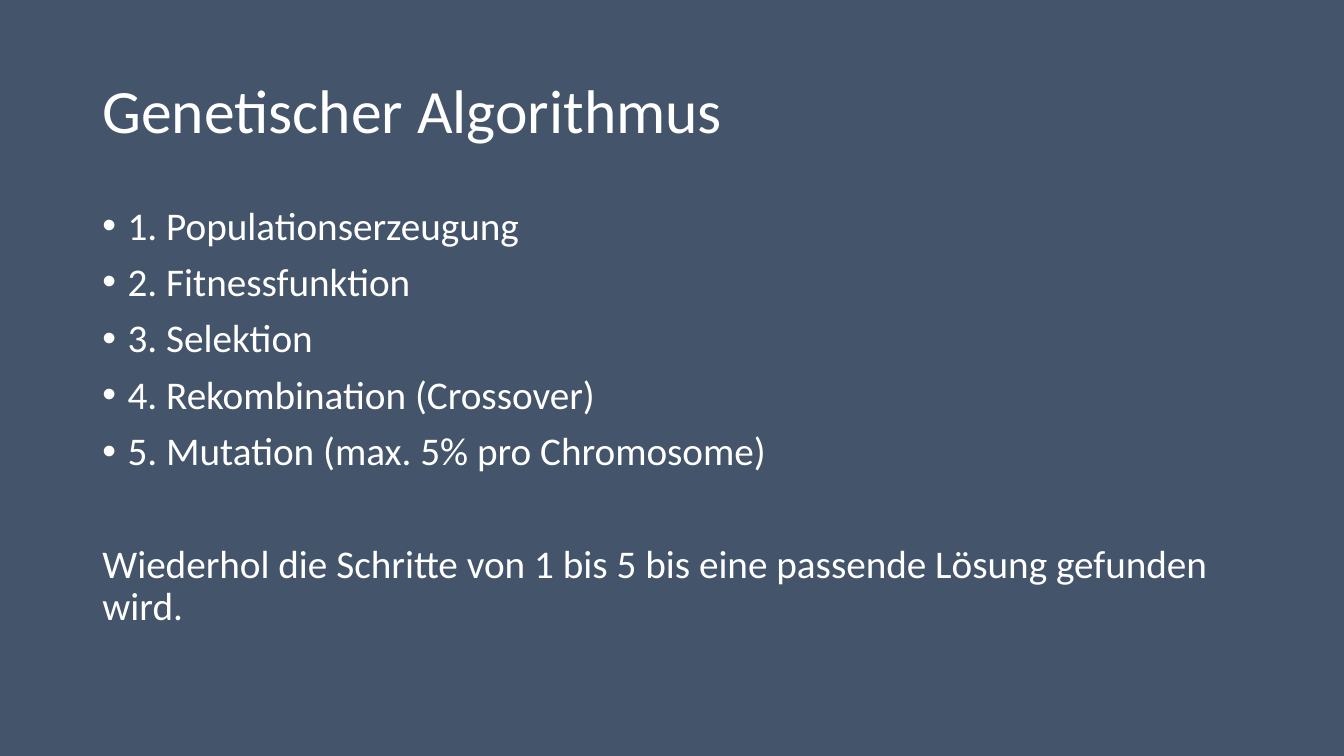
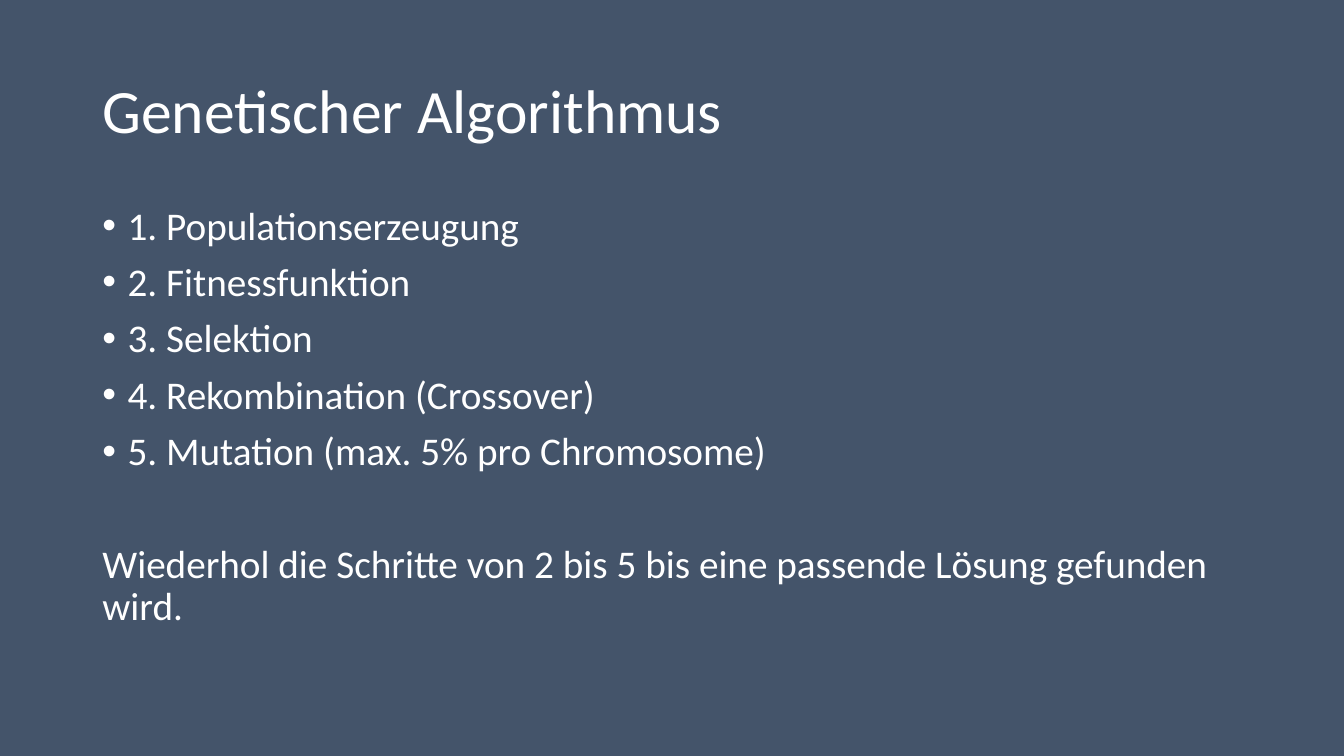
Before and after one commit to RodionKovalenko/gaFXGradle, a slide deck: slide 3 of gaFXGradle/AbgabeKovalenko/PrasentationKovalenko.pptx. Drawn at 1344x756 pixels with LibreOffice and Linux fonts; fonts in the diff are those of the drawing. Boxes give left, top, right and bottom in pixels: in the first picture for what was removed or moved away, otherwise in the second. Text is boxed around its words. In the diff, an @@ line names an element or a change of style, - is before the commit and + after.

```diff
--- a/gaFXGradle/AbgabeKovalenko/PrasentationKovalenko.pptx
+++ b/gaFXGradle/AbgabeKovalenko/PrasentationKovalenko.pptx
@@ text at bbox=[102, 550, 1207, 621]: text changed @@
-Wiederhol die Schritte von 1 bis 5 bis eine passende Lösung gefunden wird.
+Wiederhol die Schritte von 2 bis 5 bis eine passende Lösung gefunden wird.
```
Also in this commit, not shown: 2 other slides changed, 4 slides added, 1 slide removed, 31 other files.
